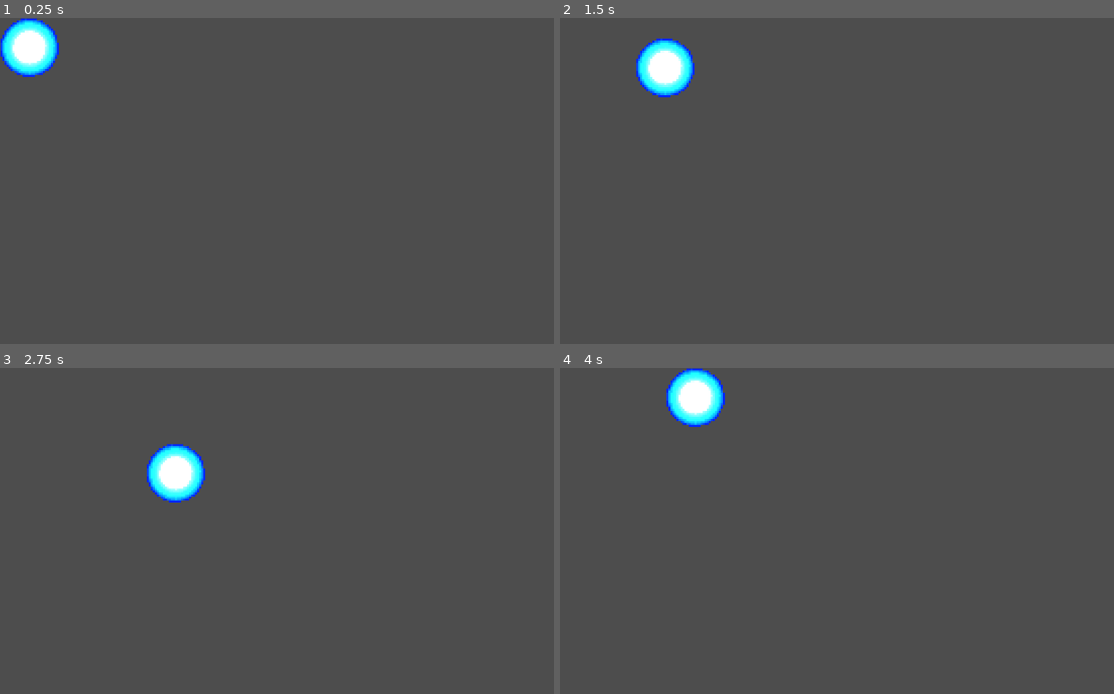
Above: before the commit, frames 1-4 (two rows, left to right).
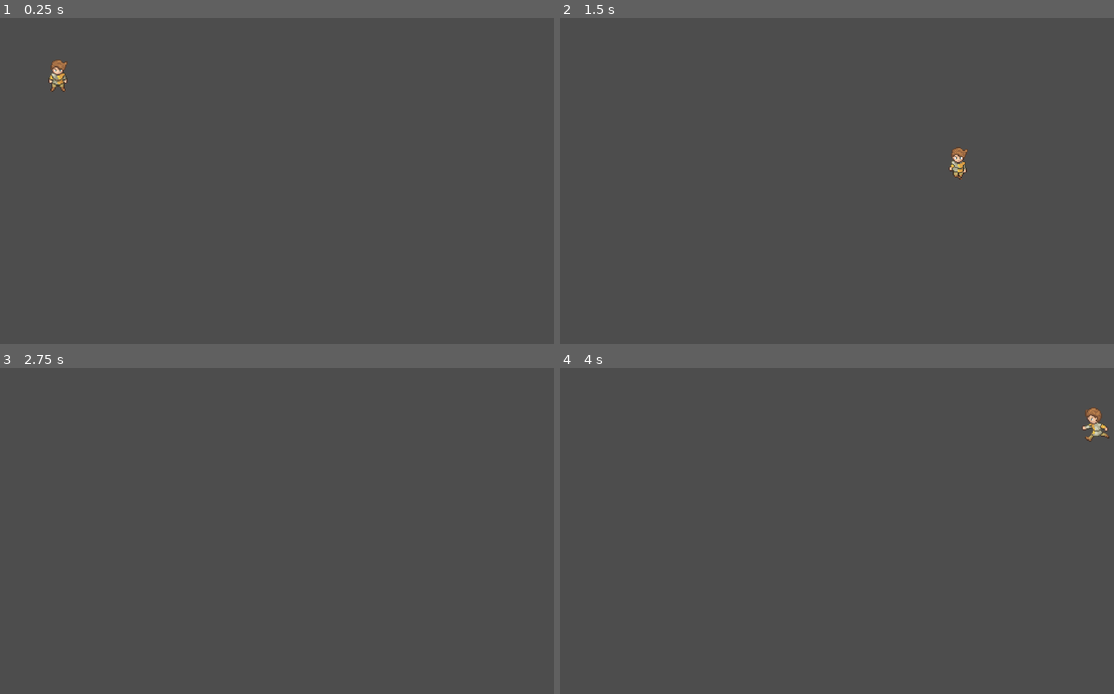
Above: after the commit, the same moments.

Repository: Felkun/global-game-jam-2026
Game: Godot game, scene res://main.tscn
Same seed, same stepped clock (60 frames per second), same inputs: the game is played once before the commit and once after it.
Inputs:
- Up to frame 1 (0.25 s): no input
- Up to frame 2 (1.5 s): hold Right (move_right) 0.53-1.28 s; hold S (move_down) from 1.28 s (still down)
- Up to frame 3 (2.75 s): release S (move_down) at 2.03 s; hold Right (move_right) from 2.03 s (still down)
- Up to frame 4 (4 s): release Right (move_right) at 2.78 s; hold W (move_up) 2.78-3.53 s; hold Left (move_left) from 3.53 s (still down)

The runs differ from the first frame. In frame 1, 1.7% of the frame differs, in the area x 0-13%, y 0-23%; in frame 2, 1.7%; in frame 3, 1.5%; in frame 4, 1.8%, in the area x 19-100%, y 0-23%.

Commit message:
Add character movement and animation (I used a free asset as a trial, I got rid of blue ball, sorry Felkun)

Diff:
--- a/main.tscn
+++ b/main.tscn
@@ -2,6 +2,78 @@
 
 [ext_resource type="PackedScene" uid="uid://b12fhqld0phdm" path="res://player.tscn" id="1_0xm2m"]
 [ext_resource type="Texture2D" uid="uid://byj4hbjacxhwr" path="res://Tech Dungeon Roguelite - Asset Pack (DEMO)/tileset x2.png" id="2_h2yge"]
+
+[sub_resource type="GDScript" id="GDScript_0xm2m"]
+script/source = "extends CharacterBody2D
+
+
+const SPEED = 450.0
+enum current_direction { NONE, UP, DOWN, LEFT, RIGHT }
+var dir = current_direction.NONE
+func _physics_process(delta):
+	player_movement(delta)
+
+func player_movement(delta):
+
+	if Input.is_action_pressed(\"move_up\"):
+		dir = current_direction.UP
+		play_anim(1)
+		velocity.x = 0
+		velocity.y = -SPEED
+	elif Input.is_action_pressed(\"move_down\"):
+		dir = current_direction.DOWN
+		play_anim(1)
+		velocity.x = 0
+		velocity.y = SPEED
+	elif Input.is_action_pressed(\"move_left\"):
+		dir = current_direction.LEFT
+		play_anim(1)
+		velocity.x = -SPEED
+		velocity.y = 0
+	elif Input.is_action_pressed(\"move_right\"):
+		dir = current_direction.RIGHT
+		play_anim(1)
+		velocity.x = SPEED
+		velocity.y = 0
+	else:
+		play_anim(0)
+		velocity.x = 0
+		velocity.y = 0
+
+	move_and_slide()
+
+func play_anim(movement):
+	var anim = $AnimatedSprite2D
+
+	if dir == current_direction.RIGHT:
+		anim.flip_h = false
+		if movement == 1:
+			anim.play(\"side_walk\")
+		elif movement == 0:
+			anim.play(\"side_idle\")
+	elif dir == current_direction.LEFT:
+		anim.flip_h = true
+		if movement == 1:
+			anim.play(\"side_walk\")
+		elif movement == 0:
+			anim.play(\"side_idle\")
+	elif dir == current_direction.UP:
+		anim.flip_h = false
+		if movement == 1:
+			anim.play(\"back_walk\")
+		elif movement == 0:
+			anim.play(\"back_idle\")
+
+	elif dir == current_direction.DOWN:
+		anim.flip_h = false
+		if movement == 1:
+			anim.play(\"front_walk\")
+		elif movement == 0:
+			anim.play(\"front_idle\")
+
+	else:
+		anim.play(\"front_idle\")
+"
 
 [sub_resource type="TileSetAtlasSource" id="TileSetAtlasSource_1bvp3"]
 texture = ExtResource("2_h2yge")
@@ -86,6 +158,7 @@
 [node name="Player" parent="." unique_id=1216278766 instance=ExtResource("1_0xm2m")]
 position = Vector2(135, -25)
 motion_mode = 1
+script = SubResource("GDScript_0xm2m")
 
 [node name="TileMap" type="TileMap" parent="." unique_id=1513818817]
 position = Vector2(124, 64)
--- a/player.tscn
+++ b/player.tscn
@@ -1,111 +1,111 @@
 [gd_scene format=3 uid="uid://b12fhqld0phdm"]
 
-[ext_resource type="Texture2D" uid="uid://b466afo1c3jeg" path="res://GlowingBall Blue 22frames RPG.png" id="1_4flbx"]
-[ext_resource type="Script" uid="uid://d27nyj7fs726g" path="res://player.gd" id="1_onrkg"]
+[ext_resource type="Script" uid="uid://d27nyj7fs726g" path="res://scripts/player.gd" id="1_onrkg"]
+[ext_resource type="Texture2D" uid="uid://b5qhka82smk82" path="res://asset/The Fan-tasy Tileset (Free)/Art/Characters/Main Character/Character_Idle.png" id="2_i3pqv"]
+[ext_resource type="Texture2D" uid="uid://04y7xkphcjhl" path="res://asset/The Fan-tasy Tileset (Free)/Art/Characters/Main Character/Character_Walk.png" id="3_hqtel"]
 
 [sub_resource type="CircleShape2D" id="CircleShape2D_onrkg"]
 
-[sub_resource type="AtlasTexture" id="AtlasTexture_onrkg"]
-atlas = ExtResource("1_4flbx")
-region = Rect2(0, 0, 192, 192)
-
-[sub_resource type="AtlasTexture" id="AtlasTexture_i3pqv"]
-atlas = ExtResource("1_4flbx")
-region = Rect2(192, 0, 192, 192)
-
-[sub_resource type="AtlasTexture" id="AtlasTexture_hqtel"]
-atlas = ExtResource("1_4flbx")
-region = Rect2(384, 0, 192, 192)
-
 [sub_resource type="AtlasTexture" id="AtlasTexture_sweqy"]
-atlas = ExtResource("1_4flbx")
-region = Rect2(576, 0, 192, 192)
+atlas = ExtResource("2_i3pqv")
+region = Rect2(0, 96, 40, 48)
 
 [sub_resource type="AtlasTexture" id="AtlasTexture_2hs0m"]
-atlas = ExtResource("1_4flbx")
-region = Rect2(768, 0, 192, 192)
+atlas = ExtResource("2_i3pqv")
+region = Rect2(40, 96, 40, 48)
 
 [sub_resource type="AtlasTexture" id="AtlasTexture_1jxqw"]
-atlas = ExtResource("1_4flbx")
-region = Rect2(0, 192, 192, 192)
+atlas = ExtResource("2_i3pqv")
+region = Rect2(80, 96, 40, 48)
 
 [sub_resource type="AtlasTexture" id="AtlasTexture_dw050"]
-atlas = ExtResource("1_4flbx")
-region = Rect2(192, 192, 192, 192)
+atlas = ExtResource("2_i3pqv")
+region = Rect2(120, 96, 40, 48)
 
 [sub_resource type="AtlasTexture" id="AtlasTexture_b26j0"]
-atlas = ExtResource("1_4flbx")
-region = Rect2(384, 192, 192, 192)
+atlas = ExtResource("3_hqtel")
+region = Rect2(0, 96, 40, 48)
 
 [sub_resource type="AtlasTexture" id="AtlasTexture_n7ghd"]
-atlas = ExtResource("1_4flbx")
-region = Rect2(576, 192, 192, 192)
+atlas = ExtResource("3_hqtel")
+region = Rect2(40, 96, 40, 48)
 
 [sub_resource type="AtlasTexture" id="AtlasTexture_nvl01"]
-atlas = ExtResource("1_4flbx")
-region = Rect2(768, 192, 192, 192)
+atlas = ExtResource("3_hqtel")
+region = Rect2(80, 96, 40, 48)
 
 [sub_resource type="AtlasTexture" id="AtlasTexture_ivps1"]
-atlas = ExtResource("1_4flbx")
-region = Rect2(0, 384, 192, 192)
+atlas = ExtResource("3_hqtel")
+region = Rect2(120, 96, 40, 48)
 
 [sub_resource type="AtlasTexture" id="AtlasTexture_urp6f"]
-atlas = ExtResource("1_4flbx")
-region = Rect2(192, 384, 192, 192)
+atlas = ExtResource("2_i3pqv")
+region = Rect2(0, 144, 40, 48)
 
 [sub_resource type="AtlasTexture" id="AtlasTexture_bwjto"]
-atlas = ExtResource("1_4flbx")
-region = Rect2(384, 384, 192, 192)
+atlas = ExtResource("2_i3pqv")
+region = Rect2(40, 144, 40, 48)
 
 [sub_resource type="AtlasTexture" id="AtlasTexture_606se"]
-atlas = ExtResource("1_4flbx")
-region = Rect2(576, 384, 192, 192)
+atlas = ExtResource("2_i3pqv")
+region = Rect2(80, 144, 40, 48)
 
 [sub_resource type="AtlasTexture" id="AtlasTexture_u1c27"]
-atlas = ExtResource("1_4flbx")
-region = Rect2(768, 384, 192, 192)
+atlas = ExtResource("2_i3pqv")
+region = Rect2(120, 144, 40, 48)
 
 [sub_resource type="AtlasTexture" id="AtlasTexture_op7ga"]
-atlas = ExtResource("1_4flbx")
-region = Rect2(0, 576, 192, 192)
+atlas = ExtResource("3_hqtel")
+region = Rect2(0, 144, 40, 48)
 
 [sub_resource type="AtlasTexture" id="AtlasTexture_q13i1"]
-atlas = ExtResource("1_4flbx")
-region = Rect2(192, 576, 192, 192)
+atlas = ExtResource("3_hqtel")
+region = Rect2(40, 144, 40, 48)
 
 [sub_resource type="AtlasTexture" id="AtlasTexture_pylmc"]
-atlas = ExtResource("1_4flbx")
-region = Rect2(384, 576, 192, 192)
+atlas = ExtResource("3_hqtel")
+region = Rect2(80, 144, 40, 48)
 
 [sub_resource type="AtlasTexture" id="AtlasTexture_pbfsw"]
-atlas = ExtResource("1_4flbx")
-region = Rect2(576, 576, 192, 192)
+atlas = ExtResource("3_hqtel")
+region = Rect2(120, 144, 40, 48)
 
 [sub_resource type="AtlasTexture" id="AtlasTexture_5tmop"]
-atlas = ExtResource("1_4flbx")
-region = Rect2(768, 576, 192, 192)
+atlas = ExtResource("2_i3pqv")
+region = Rect2(0, 48, 40, 48)
 
 [sub_resource type="AtlasTexture" id="AtlasTexture_7ahtn"]
-atlas = ExtResource("1_4flbx")
-region = Rect2(0, 768, 192, 192)
+atlas = ExtResource("2_i3pqv")
+region = Rect2(40, 48, 40, 48)
 
 [sub_resource type="AtlasTexture" id="AtlasTexture_7lmhl"]
-atlas = ExtResource("1_4flbx")
-region = Rect2(192, 768, 192, 192)
+atlas = ExtResource("2_i3pqv")
+region = Rect2(80, 48, 40, 48)
+
+[sub_resource type="AtlasTexture" id="AtlasTexture_dx0e4"]
+atlas = ExtResource("2_i3pqv")
+region = Rect2(120, 48, 40, 48)
+
+[sub_resource type="AtlasTexture" id="AtlasTexture_jm5j8"]
+atlas = ExtResource("3_hqtel")
+region = Rect2(0, 48, 40, 48)
+
+[sub_resource type="AtlasTexture" id="AtlasTexture_7hik5"]
+atlas = ExtResource("3_hqtel")
+region = Rect2(40, 48, 40, 48)
+
+[sub_resource type="AtlasTexture" id="AtlasTexture_qtqh7"]
+atlas = ExtResource("3_hqtel")
+region = Rect2(80, 48, 40, 48)
+
+[sub_resource type="AtlasTexture" id="AtlasTexture_2wuci"]
+atlas = ExtResource("3_hqtel")
+region = Rect2(120, 48, 40, 48)
 
 [sub_resource type="SpriteFrames" id="SpriteFrames_dx0e4"]
 animations = [{
 "frames": [{
 "duration": 1.0,
-"texture": SubResource("AtlasTexture_onrkg")
-}, {
-"duration": 1.0,
-"texture": SubResource("AtlasTexture_i3pqv")
-}, {
-"duration": 1.0,
-"texture": SubResource("AtlasTexture_hqtel")
-}, {
-"duration": 1.0,
 "texture": SubResource("AtlasTexture_sweqy")
 }, {
 "duration": 1.0,
@@ -116,7 +116,12 @@
 }, {
 "duration": 1.0,
 "texture": SubResource("AtlasTexture_dw050")
-}, {
+}],
+"loop": true,
+"name": &"back_idle",
+"speed": 20.0
+}, {
+"frames": [{
 "duration": 1.0,
 "texture": SubResource("AtlasTexture_b26j0")
 }, {
@@ -128,7 +133,12 @@
 }, {
 "duration": 1.0,
 "texture": SubResource("AtlasTexture_ivps1")
-}, {
+}],
+"loop": true,
+"name": &"back_walk",
+"speed": 20.0
+}, {
+"frames": [{
 "duration": 1.0,
 "texture": SubResource("AtlasTexture_urp6f")
 }, {
@@ -140,7 +150,12 @@
 }, {
 "duration": 1.0,
 "texture": SubResource("AtlasTexture_u1c27")
-}, {
+}],
+"loop": true,
+"name": &"front_idle",
+"speed": 20.0
+}, {
+"frames": [{
 "duration": 1.0,
 "texture": SubResource("AtlasTexture_op7ga")
 }, {
@@ -152,7 +167,12 @@
 }, {
 "duration": 1.0,
 "texture": SubResource("AtlasTexture_pbfsw")
-}, {
+}],
+"loop": true,
+"name": &"front_walk",
+"speed": 20.0
+}, {
+"frames": [{
 "duration": 1.0,
 "texture": SubResource("AtlasTexture_5tmop")
 }, {
@@ -161,9 +181,29 @@
 }, {
 "duration": 1.0,
 "texture": SubResource("AtlasTexture_7lmhl")
-}],
-"loop": true,
-"name": &"default",
+}, {
+"duration": 1.0,
+"texture": SubResource("AtlasTexture_dx0e4")
+}],
+"loop": true,
+"name": &"side_idle",
+"speed": 20.0
+}, {
+"frames": [{
+"duration": 1.0,
+"texture": SubResource("AtlasTexture_jm5j8")
+}, {
+"duration": 1.0,
+"texture": SubResource("AtlasTexture_7hik5")
+}, {
+"duration": 1.0,
+"texture": SubResource("AtlasTexture_qtqh7")
+}, {
+"duration": 1.0,
+"texture": SubResource("AtlasTexture_2wuci")
+}],
+"loop": true,
+"name": &"side_walk",
 "speed": 20.0
 }]
 
@@ -175,4 +215,4 @@
 
 [node name="AnimatedSprite2D" type="AnimatedSprite2D" parent="." unique_id=425019356]
 sprite_frames = SubResource("SpriteFrames_dx0e4")
-frame_progress = 0.58851933
+animation = &"side_walk"
--- a/project.godot
+++ b/project.godot
@@ -14,6 +14,10 @@
 run/main_scene="uid://dk8v5wweatq0o"
 config/features=PackedStringArray("4.6", "GL Compatibility")
 config/icon="res://icon.svg"
+
+[display]
+
+window/stretch/scale=2.0
 
 [dotnet]
 
@@ -61,13 +65,13 @@
 }
 move_down={
 "deadzone": 0.2,
-"events": [Object(InputEventKey,"resource_local_to_scene":fa …(146 unchanged characters)… se,"keycode":0,"physical_keycode":4194320,"key_label":0,"unicode":0,"location":0,"echo":false,"script":null)
+"events": [Object(InputEventKey,"resource_local_to_scene":fa …(146 unchanged characters)… se,"keycode":0,"physical_keycode":4194322,"key_label":0,"unicode":0,"location":0,"echo":false,"script":null)
 , Object(InputEventKey,"resource_local_to_scene":false,"resource_name":"","device":-1,"window_id":0,"alt_pressed":false …(183 unchanged characters)…
 ]
 }
 move_up={
 "deadzone": 0.2,
-"events": [Object(InputEventKey,"resource_local_to_scene":fa …(146 unchanged characters)… se,"keycode":0,"physical_keycode":4194322,"key_label":0,"unicode":0,"location":0,"echo":false,"script":null)
+"events": [Object(InputEventKey,"resource_local_to_scene":fa …(146 unchanged characters)… se,"keycode":0,"physical_keycode":4194320,"key_label":0,"unicode":0,"location":0,"echo":false,"script":null)
 , Object(InputEventKey,"resource_local_to_scene":false,"resource_name":"","device":-1,"window_id":0,"alt_pressed":false …(183 unchanged characters)…
 ]
 }
Binary file added: asset/The Fan-tasy Tileset (Free)/Art/Buildings/Animations/Door_Normal_Wood.png
Not shown, added: asset/The Fan-tasy Tileset (Free)/Art/Buildings/Animations/Door_Normal_Wood.png.import
Binary file added: asset/The Fan-tasy Tileset (Free)/Art/Buildings/Animations/Door_Small_Wood.png
Not shown, added: asset/The Fan-tasy Tileset (Free)/Art/Buildings/Animations/Door_Small_Wood.png.import
Binary file added: asset/The Fan-tasy Tileset (Free)/Art/Buildings/Atlas/Buildings.png
Not shown, added: asset/The Fan-tasy Tileset (Free)/Art/Buildings/Atlas/Buildings.png.import
Binary file added: asset/The Fan-tasy Tileset (Free)/Art/Buildings/CityWall_Gate_1.png
Not shown, added: asset/The Fan-tasy Tileset (Free)/Art/Buildings/CityWall_Gate_1.png.import
Binary file added: asset/The Fan-tasy Tileset (Free)/Art/Buildings/House_Hay_1.png
Not shown, added: asset/The Fan-tasy Tileset (Free)/Art/Buildings/House_Hay_1.png.import
Binary file added: asset/The Fan-tasy Tileset (Free)/Art/Buildings/House_Hay_2.png
Not shown, added: asset/The Fan-tasy Tileset (Free)/Art/Buildings/House_Hay_2.png.import
(and 211 more such lines)
